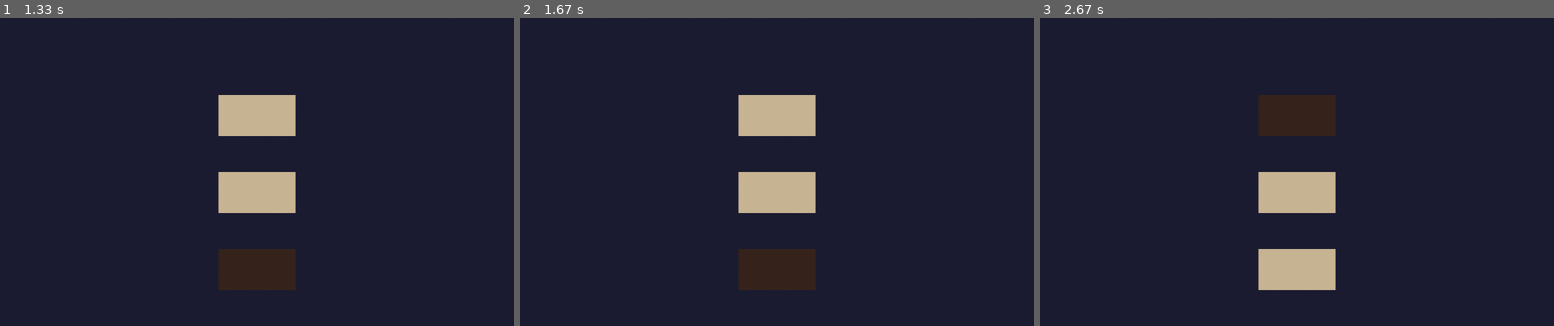
Above: before the commit, frames 1-3 (left to right).
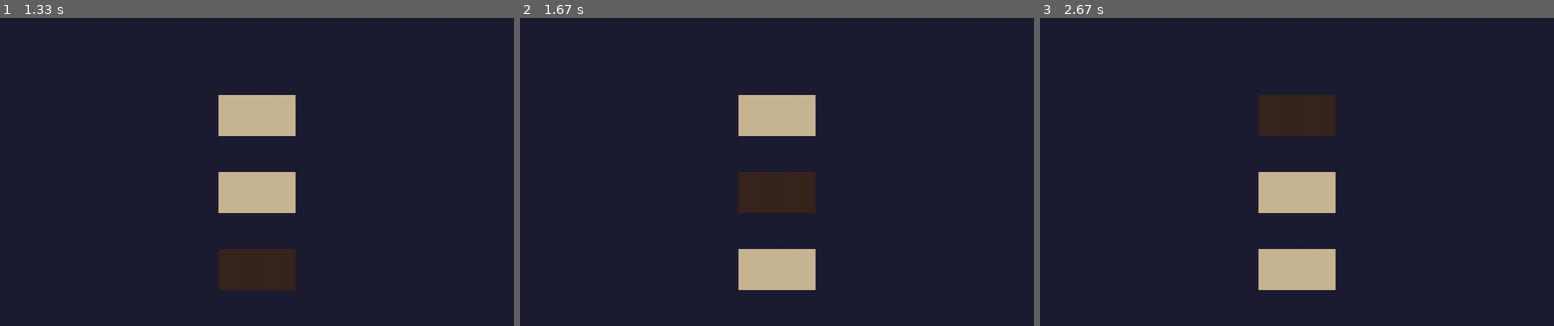
Above: after the commit, the same moments.

Repository: jjavierf64/PyGame
Game: pygame game, started from SquidShanty/main.py
Same seed, same stepped clock (60 frames per second), same inputs: the game is played once before the commit and once after it.
Inputs:
- Up to frame 1 (1.33 s): hold Down 0.33-0.8 s; hold Up 0.83-1.2 s; hold Down from 1.23 s (still down)
- Up to frame 2 (1.67 s): release Down at 1.6 s; hold Up from 1.63 s (still down)
- Up to frame 3 (2.67 s): release Up at 1.93 s; hold Down 1.97-2.27 s; hold Up from 2.3 s (still down)

Frame 1 is identical in both runs. In frame 2, 4.0% of the frame differs, in the area x 42-58%, y 50-89%; in frame 3, nothing differs.

Commit message:
Fix Menu Bug

Diff:
--- a/SquidShanty/menu.py
+++ b/SquidShanty/menu.py
@@ -25,7 +25,7 @@
     if menu_selected == 0:
         start_color = COLOR["BROWN"]
     if menu_selected == 1:
-        quit_color = COLOR["BROWN"]
+        options_color = COLOR["BROWN"]
     if menu_selected == 2:
         quit_color = COLOR["BROWN"]
 
